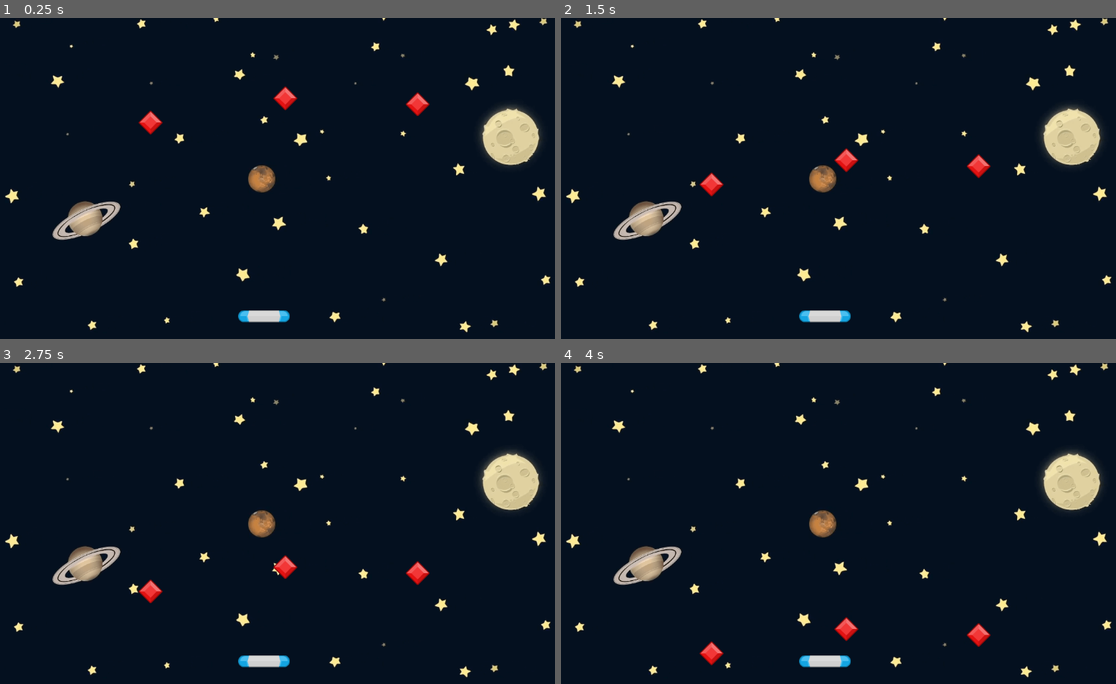
Above: before the commit, frames 1-4 (two rows, left to right).
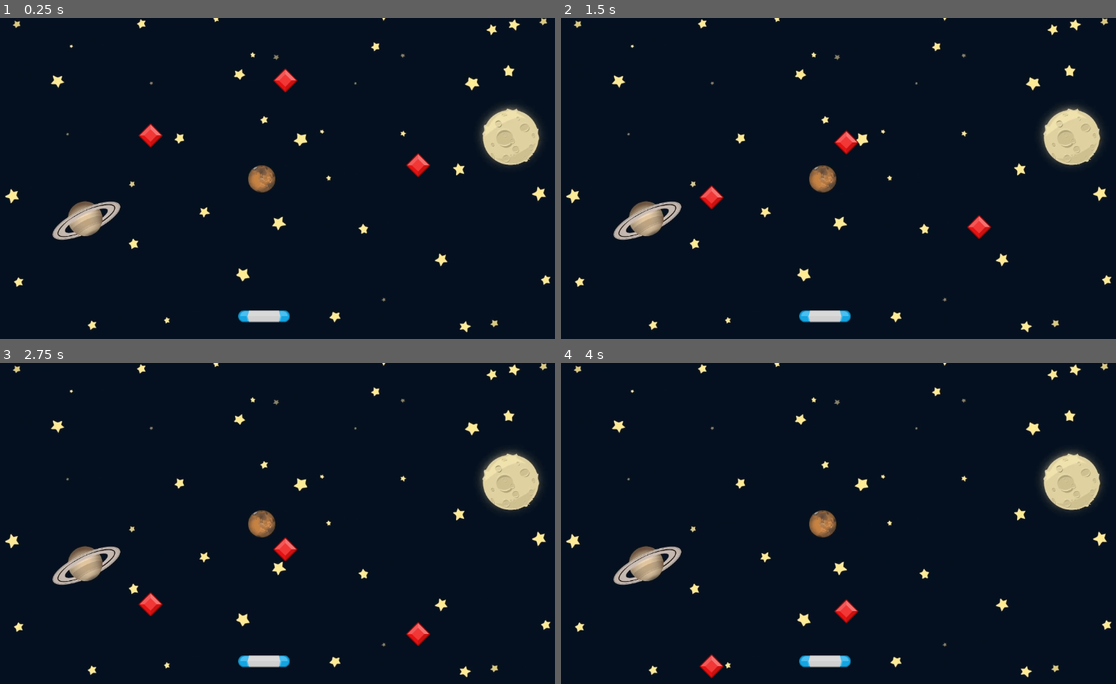
Above: after the commit, the same moments.

Repository: Kisa-chan/gemcatcher
Game: Godot game, scene res://Scenes/Game/Game.tscn
The game is run twice, just before and just after one commit, with the same random seed, the same clock (stepped at 60 frames per second) and the same inputs.
Inputs:
- Up to frame 1 (0.25 s): no input
- Up to frame 2 (1.5 s): no input
- Up to frame 3 (2.75 s): no input
- Up to frame 4 (4 s): no input

The runs differ from the first frame. In frame 1, 1.0% of the frame differs, in the area x 24-78%, y 15-50%; in frame 2, 1.0%; in frame 3, 1.0%; in frame 4, 0.8%.

Commit message:
Ajustes en gemas

Diff:
--- a/Scenes/Game/Game.tscn
+++ b/Scenes/Game/Game.tscn
@@ -15,10 +15,10 @@
 position = Vector2(538, 602)
 
 [node name="Gem" parent="." instance=ExtResource("3_xbxml")]
-position = Vector2(581, 137)
+position = Vector2(581, 75)
 
 [node name="Gem2" parent="." instance=ExtResource("3_xbxml")]
-position = Vector2(847, 149)
+position = Vector2(848, 246)
 
 [node name="Gem3" parent="." instance=ExtResource("3_xbxml")]
 position = Vector2(310, 186)
--- a/Scenes/Gem/Gem.gd
+++ b/Scenes/Gem/Gem.gd
@@ -1,4 +1,6 @@
 extends Area2D
+
+const SPEED: float = 100.0
 
 
 # Called when the node enters the scene tree for the first time.
@@ -8,8 +10,9 @@
 
 # Called every frame. 'delta' is the elapsed time since the previous frame.
 func _process(delta: float) -> void:
-	position.y += 100.0 * delta
+	position.y += SPEED * delta
 
-	if position.y > 648.0:
+	if position.y >get_viewport_rect().end.y:
 		print("Gem falls off")
 		set_process(false)
+		queue_free()
--- a/Scenes/Gem/Gem.tscn
+++ b/Scenes/Gem/Gem.tscn
@@ -10,10 +10,10 @@
 script = ExtResource("1_7tt7y")
 
 [node name="Sprite2D" type="Sprite2D" parent="."]
+position = Vector2(0, 26)
 texture = ExtResource("1_pm03b")
 
 [node name="CollisionShape2D" type="CollisionShape2D" parent="."]
-position = Vector2(0, 1.84774e-06)
+position = Vector2(0, 26)
 rotation = 0.785398
-scale = Vector2(1, 1)
 shape = SubResource("RectangleShape2D_7tt7y")
